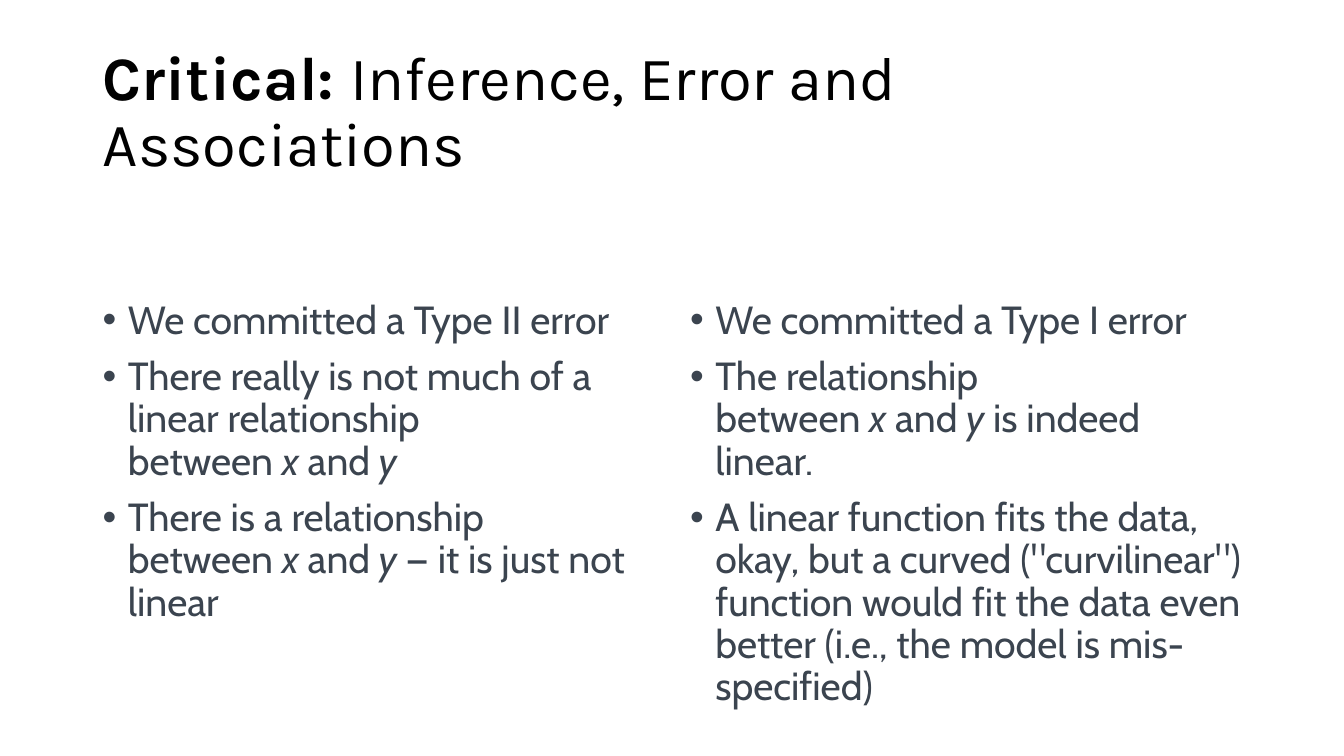
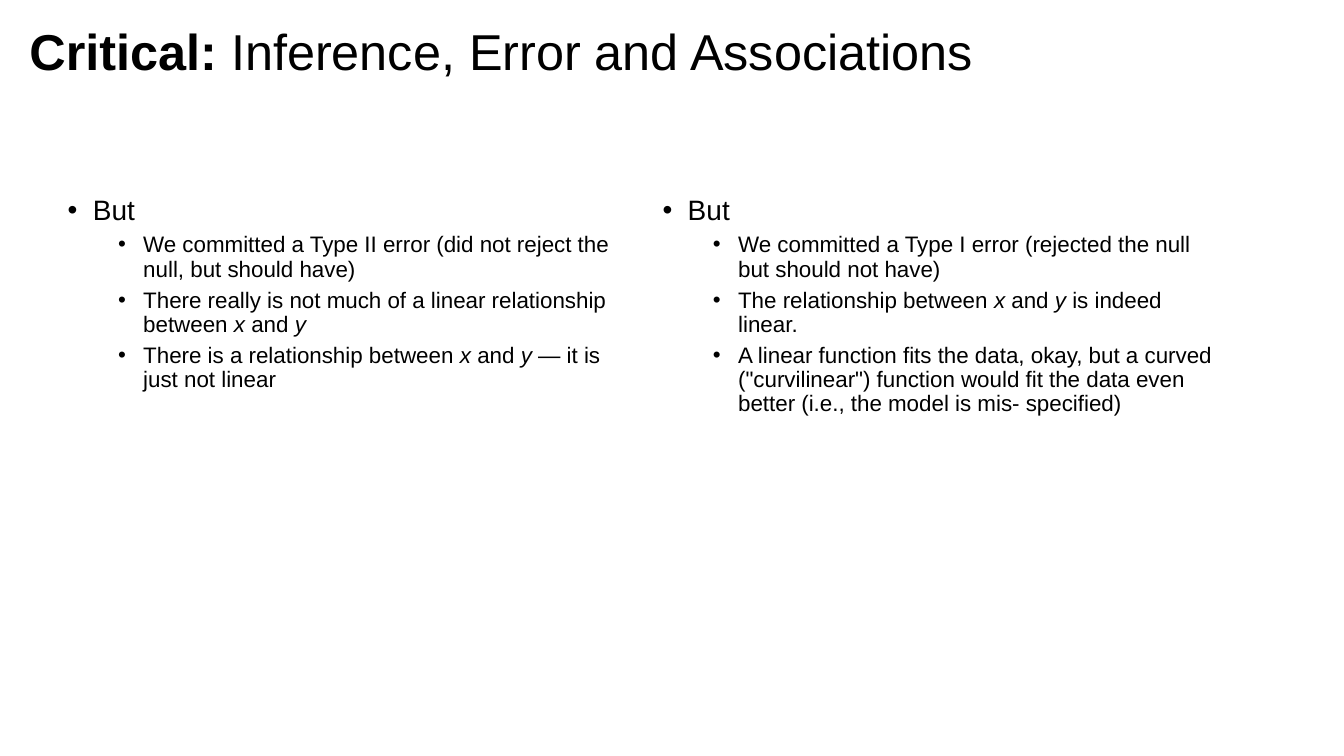
Before and after one commit to issues-osu/statsii-spring2026, a slide deck: slide 54 of slides/MLR/lecture.pptx. Drawn at 1344x756 pixels with LibreOffice and Linux fonts; fonts in the diff are those of the drawing; grey boxes stand for pictures. Boxes give left, top, right and bottom in pixels: in the first picture for what was removed or moved away, otherwise in the second. Text is boxed around its words. In the diff, an @@ line names an element or a change of style, - is before the commit and + after.

```diff
--- a/slides/MLR/lecture.pptx
+++ b/slides/MLR/lecture.pptx
@@ title "Critical: Inference, Error and Associations": place and size @@
-title "Critical: Inference, Error and Associations" at (103,56,896,167)
+title "Critical: Inference, Error and Associations" at (29,33,973,77)
@@ title "Critical: Inference, Error and Associations" at (29,33,973,77): size 44 to 36 pt, font Karla to Arial @@
@@ text "But": place and size @@
-text "But" at (128,304,624,617)
+text "But" at (93,200,609,392)
@@ text at (93,200,609,282): text changed; size 28 to 16 pt; font Cabin to Arial; text colour #3B444F to #000000 @@
-• We committed a Type II error
+• But
+  • We committed a Type II error (did not reject the null, but should have)
@@ text "But": place and size @@
-text "But" at (715,304,1241,710)
+text "But" at (688,200,1212,416)
@@ text at (688,200,1190,282): text changed; size 28 to 16 pt; font Cabin to Arial; text colour #3B444F to #000000 @@
-• We committed a Type I error
+• But
+  • We committed a Type I error (rejected the null but should not have)
@@ text at (143,291,606,392): size 28 to 16 pt, font Cabin to Arial, text colour #3B444F to #000000 in "There really is not much of a ...", "There is a relationship between x and ..."; list level 1 to 2 in "There really is not much ..."; list level 1 to 2 in "There is a relationship between ..." @@
@@ text at (738,291,1212,416): size 28 to 16 pt, font Cabin to Arial, text colour #3B444F to #000000 in "The relationship between x and y is ...", "A linear function fits the data, okay, ..."; list level 1 to 2 in "The relationship between x and ..."; list level 1 to 2 in "A linear function fits the ..." @@
```
Also in this commit, not shown: 90 other slides changed, 5 slides added, 4 slides removed.
